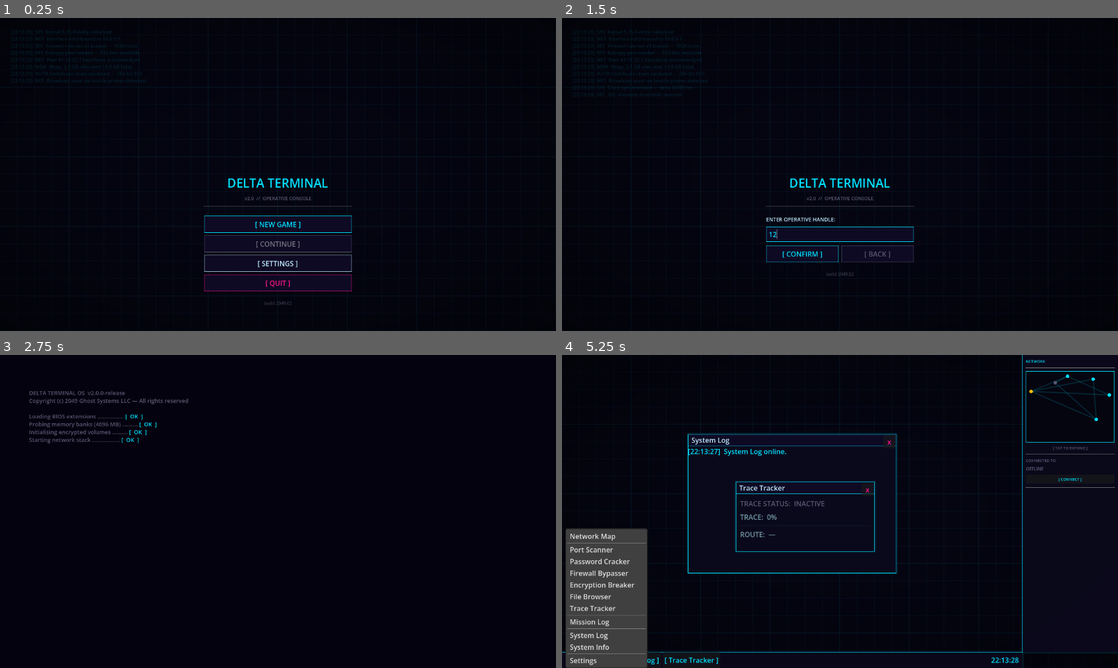
Above: before the commit, frames 1-4 (two rows, left to right).
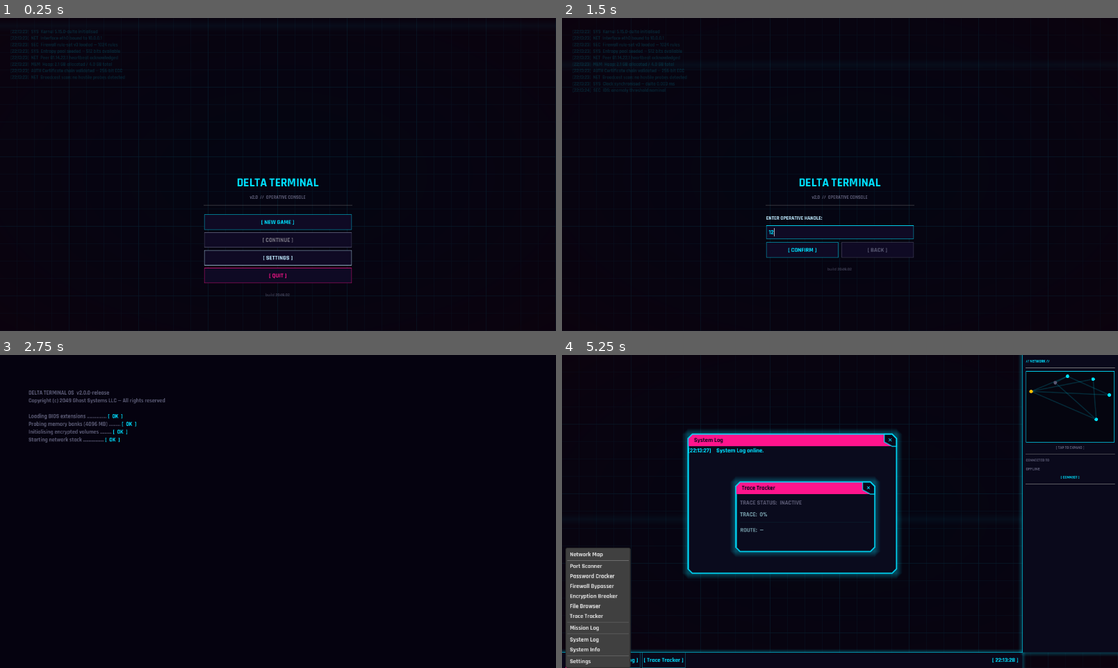
Above: after the commit, the same moments.

Repository: Sub-Xaero/Delta-Terminal-v2
Game: Godot game, scene res://scenes/main_menu.tscn
Two runs of this game, one before a commit and one after it. Both use one fixed random seed, a clock stepped at 60 frames per second and the inputs below.
Inputs (mouse positions are in pixels of both pictures, inside the frame that each line leads up to):
- Up to frame 1 (0.25 s): no input
- Up to frame 2 (1.5 s): click "[ NEW GAME ]" at 0.5 s; click (840, 233) at 1.27 s; type "12" at 1.35 s
- Up to frame 3 (2.75 s): click "[ CONFIRM ]" at 2 s
- Up to frame 4 (5.25 s): move the mouse to (962, 495) at 2.77 s; click (962, 495) at 2.92 s; tap Enter at 3.5 s; drag from (728, 527) to (812, 574) at 3.52 s; tap Space at 4.25 s; move the mouse to (895, 442) at 4.27 s; click (895, 442) at 4.42 s; click "[ LAUNCH ]" at 5 s

The runs differ from the first frame. In frame 1, 2.3% of the frame differs, in the area x 2-64%, y 3-92%; in frame 2, 1.9%; in frame 3, 1.0%; in frame 4, 10%, in the area x 0-100%, y 0-100%.

Commit message:
Add futuristic cyberpunk visual enhancement (#32)
- Rajdhani geometric font applied project-wide via FontManager autoload
- Background shader: horizontal scan sweep band + edge chromatic tint
- ToolWindow: chamfered octagonal borders drawn via _draw(), hot-pink
  title bar, dark navy close button with cyan border and hover state,
  chamfered close button shape (top-right + bottom-left cuts), pink
  accent stripe aligned to chamfer diagonal
- Taskbar: HUD-style [ HH:MM:SS ] clock, styled buttons with hover
  states, increased glow
- Sidebar: pulsing conn label when connected, "// NETWORK //" header,
  disconnect button hover style, increased glow
- TraceTracker: state-driven window glow (cyan/amber/pink), status
  label flicker pulse, BlinkingCursor on active trace
- SystemLog: level prefix glyphs (▲ warn, ✕ error), hot-pink left
  border on error entries

Diff:
--- /dev/null
+++ b/assets/theme/default_theme.tres
@@ -0,0 +1,7 @@
+[gd_resource type="Theme" format=3]
+
+[ext_resource type="FontFile" uid="uid://dau1c33p2ogrr" path="res://assets/fonts/Rajdhani-Regular.ttf" id="1_font"]
+
+[resource]
+default_font = ExtResource("1_font")
+default_font_size = 14
--- a/project.godot
+++ b/project.godot
@@ -17,16 +17,13 @@
 
 [autoload]
 
+FontManager="*res://scripts/autoloads/font_manager.gd"
 EventBus="*res://scripts/autoloads/event_bus.gd"
 GameManager="*res://scripts/autoloads/game_manager.gd"
 NetworkSim="*res://scripts/autoloads/network_sim.gd"
 MissionManager="*res://scripts/autoloads/mission_manager.gd"
 SaveManager="*res://scripts/autoloads/save_manager.gd"
 SettingsManager="*res://scripts/autoloads/settings_manager.gd"
-
-[physics]
-
-3d/physics_engine="Jolt Physics"
 
 [display]
 
@@ -35,6 +32,10 @@
 window/size/window_width_override=1280
 window/size/window_height_override=720
 
+[physics]
+
+3d/physics_engine="Jolt Physics"
+
 [rendering]
 
 rendering_device/driver.windows="d3d12"
--- a/scenes/desktop/crt_background.gdshader
+++ b/scenes/desktop/crt_background.gdshader
@@ -35,5 +35,16 @@
 	col += grid_color.rgb * accent_alpha * accent_line;
 	col *= vignette;
 
+	// Horizontal scan sweep — holographic display band drifting downward
+	float scan_y    = mod(TIME * 0.10, 1.0);
+	float scan_dist = abs(UV.y - scan_y);
+	float scan_beam = max(0.0, 1.0 - scan_dist * 50.0) * 0.04;
+	col += grid_color.rgb * scan_beam;
+
+	// Edge chromatic tint — subtle warm/cool RGB split at screen edges
+	float ca = dot(vig_uv, vig_uv);
+	col.r += ca * 0.018;
+	col.b += ca * 0.010;
+
 	COLOR = vec4(col, 1.0);
 }
--- a/scenes/desktop/sidebar.gd
+++ b/scenes/desktop/sidebar.gd
@@ -9,6 +9,7 @@
 @onready var disconnect_btn: Button    = $MarginContainer/VBoxContainer/DisconnectBtn
 
 var _connected_id: String = ""
+var _pulse_timer: float = 0.0
 
 
 func _ready() -> void:
@@ -18,18 +19,34 @@
 	EventBus.bounce_chain_updated.connect(_on_bounce_chain_updated)
 
 
+func _process(delta: float) -> void:
+	if _connected_id.is_empty():
+		return
+	_pulse_timer += delta * 2.2
+	conn_label.modulate = Color(1, 1, 1, 0.65 + 0.35 * abs(sin(_pulse_timer)))
+
+
 func _apply_theme() -> void:
 	# Sidebar background — left seam glows cyan
 	var style := StyleBoxFlat.new()
 	style.bg_color      = Color(0.04, 0.03, 0.10, 0.97)
 	style.border_color  = Color(0.0, 0.88, 1.0)
 	style.border_width_left = 1
-	style.shadow_color  = Color(0.0, 0.88, 1.0, 0.18)
-	style.shadow_size   = 4
+	style.shadow_color  = Color(0.0, 0.88, 1.0, 0.25)
+	style.shadow_size   = 10
 	add_theme_stylebox_override("panel", style)
 
 	disconnect_btn.add_theme_color_override("font_color", Color(0.0, 0.88, 1.0))
 	disconnect_btn.pressed.connect(_on_conn_btn_pressed)
+
+	var btn_style := StyleBoxFlat.new()
+	btn_style.bg_color = Color(0, 0, 0, 0)
+	disconnect_btn.add_theme_stylebox_override("normal", btn_style)
+	var btn_hover := btn_style.duplicate() as StyleBoxFlat
+	btn_hover.bg_color = Color(0.0, 0.88, 1.0, 0.08)
+	disconnect_btn.add_theme_stylebox_override("hover", btn_hover)
+
+	$MarginContainer/VBoxContainer/SectionLabel.text = "// NETWORK //"
 
 	# Minimap container border + glow
 	var map_style := StyleBoxFlat.new()
@@ -65,6 +82,8 @@
 	_connected_id = ""
 	conn_label.text = "OFFLINE"
 	conn_label.add_theme_color_override("font_color", Color(0.35, 0.35, 0.45))
+	conn_label.modulate = Color(1, 1, 1, 1)
+	_pulse_timer = 0.0
 	disconnect_btn.text = "[ CONNECT ]"
 	disconnect_btn.add_theme_color_override("font_color", Color(0.0, 0.88, 1.0))
 	minimap.connected_id = ""
--- a/scenes/desktop/taskbar.gd
+++ b/scenes/desktop/taskbar.gd
@@ -1,7 +1,7 @@
 class_name Taskbar
 extends Panel
 ## Taskbar / dock showing open tool buttons and a system clock.
-## Reacts to EventBus.tool_opened / tool_closed.
+## Reacts to EventBus.tool_opened / tool_closed / hardware_changed.
 
 @onready var task_items: HBoxContainer = $TaskItems
 @onready var clock_label: Label = $ClockLabel
@@ -21,7 +21,7 @@
 func _add_launch_button() -> void:
 	var btn := Button.new()
 	btn.text = "[ LAUNCH ]"
-	btn.add_theme_color_override("font_color", Color(1.0, 0.08, 0.55))
+	_style_button(btn, Color(1.0, 0.08, 0.55))
 	btn.pressed.connect(func():
 		EventBus.context_menu_requested.emit(btn.global_position + Vector2(0.0, -4.0))
 	)
@@ -29,6 +29,22 @@
 	# Separator to visually divide launch button from tool buttons
 	var sep := VSeparator.new()
 	task_items.add_child(sep)
+
+
+func _style_button(btn: Button, color: Color) -> void:
+	btn.add_theme_color_override("font_color", color)
+	var n := StyleBoxFlat.new()
+	n.bg_color = Color(0.04, 0.03, 0.10)
+	n.border_color = Color(color.r, color.g, color.b, 0.5)
+	n.set_border_width_all(1)
+	n.set_content_margin_all(4.0)
+	var h := n.duplicate() as StyleBoxFlat
+	h.bg_color = Color(0.0, 0.1, 0.15)
+	h.border_color = color
+	btn.add_theme_stylebox_override("normal",  n)
+	btn.add_theme_stylebox_override("hover",   h)
+	btn.add_theme_stylebox_override("pressed", h)
+	btn.add_theme_stylebox_override("focus",   n)
 
 
 func _process(_delta: float) -> void:
@@ -40,8 +56,8 @@
 	style.bg_color = Color(0.04, 0.03, 0.10)
 	style.border_color = Color(0.0, 0.88, 1.0)
 	style.border_width_top = 1
-	style.shadow_color = Color(0.0, 0.88, 1.0, 0.18)
-	style.shadow_size = 4
+	style.shadow_color = Color(0.0, 0.88, 1.0, 0.25)
+	style.shadow_size = 8
 	add_theme_stylebox_override("panel", style)
 
 	clock_label.add_theme_color_override("font_color", Color(0.0, 0.88, 1.0))
@@ -49,7 +65,7 @@
 
 func _update_clock() -> void:
 	var t := Time.get_time_dict_from_system()
-	clock_label.text = "%02d:%02d:%02d" % [t.hour, t.minute, t.second]
+	clock_label.text = "[ %02d:%02d:%02d ]" % [t.hour, t.minute, t.second]
 
 
 func _on_tool_opened(p_tool_name: String) -> void:
@@ -58,7 +74,7 @@
 
 	var btn := Button.new()
 	btn.text = "[ %s ]" % p_tool_name
-	btn.add_theme_color_override("font_color", Color(0.0, 0.88, 1.0))
+	_style_button(btn, Color(0.0, 0.88, 1.0))
 	btn.pressed.connect(func(): EventBus.tool_focus_requested.emit(p_tool_name))
 	task_items.add_child(btn)
 	_task_buttons[p_tool_name] = btn
--- a/scenes/desktop/tool_window.gd
+++ b/scenes/desktop/tool_window.gd
@@ -10,6 +10,10 @@
 
 var _dragging: bool = false
 var _drag_offset: Vector2 = Vector2.ZERO
+var _close_hovered: bool = false
+
+const _CORNER_CUT   := 10.0
+const _BORDER_COLOR := Color(0.0, 0.88, 1.0, 0.9)
 
 @onready var title_bar: Panel = $TitleBar
 @onready var title_label: Label = $TitleBar/TitleLabel
@@ -26,22 +30,79 @@
 
 
 func _apply_theme() -> void:
+	# TitleBar: transparent — its region is drawn as a polygon in _draw()
 	var title_style := StyleBoxFlat.new()
-	title_style.bg_color = Color(0.06, 0.04, 0.14)
-	title_style.border_color = Color(0.0, 0.88, 1.0)
-	title_style.set_border_width_all(1)
+	title_style.bg_color = Color(0, 0, 0, 0)
 	title_bar.add_theme_stylebox_override("panel", title_style)
 
+	# Panel StyleBox: transparent bg (fill drawn as polygon in _draw) + glow shadow
 	var window_style := StyleBoxFlat.new()
-	window_style.bg_color = Color(0.04, 0.03, 0.10, 0.95)
-	window_style.border_color = Color(0.0, 0.88, 1.0)
-	window_style.set_border_width_all(1)
-	window_style.shadow_color = Color(0.0, 0.88, 1.0, 0.18)
-	window_style.shadow_size = 4
+	window_style.bg_color     = Color(0, 0, 0, 0)
+	window_style.shadow_color = Color(0.0, 0.88, 1.0, 0.30)
+	window_style.shadow_size  = 14
 	add_theme_stylebox_override("panel", window_style)
 
-	title_label.add_theme_color_override("font_color", Color(0.75, 0.92, 1.0))
-	close_button.add_theme_color_override("font_color", Color(1.0, 0.08, 0.55))
+	title_label.add_theme_color_override("font_color", Color(0.05, 0.02, 0.12))
+
+	# Close button: transparent bg — polygon drawn in _draw(); ✕ drawn by widget
+	var close_empty := StyleBoxEmpty.new()
+	close_button.add_theme_stylebox_override("normal",  close_empty)
+	close_button.add_theme_stylebox_override("hover",   close_empty)
+	close_button.add_theme_stylebox_override("pressed", close_empty)
+	close_button.add_theme_stylebox_override("focus",   close_empty)
+	close_button.add_theme_color_override("font_color", Color(0.0, 0.88, 1.0))
+	close_button.text = "✕"
+	close_button.add_theme_font_size_override("font_size", 13)
+	close_button.mouse_entered.connect(func(): _close_hovered = true;  queue_redraw())
+	close_button.mouse_exited.connect( func(): _close_hovered = false; queue_redraw())
+
+
+func _draw() -> void:
+	var w := size.x
+	var h := size.y
+	var c := _CORNER_CUT
+	const TB := 28.0  # title bar height
+
+	# Full window chamfered background
+	var body_pts := PackedVector2Array([
+		Vector2(c, 0), Vector2(w - c, 0),
+		Vector2(w, c), Vector2(w, h - c),
+		Vector2(w - c, h), Vector2(c, h),
+		Vector2(0, h - c), Vector2(0, c),
+	])
+	draw_polygon(body_pts, PackedColorArray([Color(0.04, 0.03, 0.10, 0.95)]))
+
+	# Title bar — hot pink, right edge follows close button's bottom-left chamfer
+	var title_pts := PackedVector2Array([
+		Vector2(c, 0),           Vector2(w - TB, 0),
+		Vector2(w - TB, TB - c), Vector2(w - c, TB),
+		Vector2(0, TB),          Vector2(0, c),
+	])
+	draw_polygon(title_pts, PackedColorArray([Color(1.0, 0.08, 0.55)]))
+
+	# Close button — contrasting dark navy, cyan border; brightens on hover
+	var btn_bg := Color(0.08, 0.12, 0.20) if _close_hovered else Color(0.04, 0.03, 0.10)
+	var btn_pts := PackedVector2Array([
+		Vector2(w - TB, 0),
+		Vector2(w - c,  0),
+		Vector2(w,      c),
+		Vector2(w,      TB),
+		Vector2(w - c,  TB),
+		Vector2(w - TB, TB - c),
+	])
+	draw_polygon(btn_pts, PackedColorArray([btn_bg]))
+	var btn_border := PackedVector2Array(btn_pts)
+	btn_border.append(btn_pts[0])
+	draw_polyline(btn_border, Color(0.0, 0.88, 1.0, 0.8), 1.0, true)
+
+	# Chamfered border outline
+	var border_pts := PackedVector2Array(body_pts)
+	border_pts.append(body_pts[0])
+	draw_polyline(border_pts, _BORDER_COLOR, 1.5, true)
+
+	# Cyan left accent stripe on content area (below title bar)
+	draw_rect(Rect2(0, TB, 3, h - TB - c), Color(0.0, 0.88, 1.0, 0.6))
+	queue_redraw()
 
 
 func _on_self_input(event: InputEvent) -> void:
--- a/scenes/desktop/tool_window.tscn
+++ b/scenes/desktop/tool_window.tscn
@@ -15,8 +15,8 @@
 layout_mode = 1
 anchor_right = 1.0
 anchor_bottom = 1.0
-offset_left = 8.0
-offset_right = -32.0
+offset_left = 14.0
+offset_right = -30.0
 vertical_alignment = 1
 text = "Tool"
 
@@ -25,10 +25,10 @@
 anchor_left = 1.0
 anchor_right = 1.0
 anchor_bottom = 1.0
-offset_left = -30.0
-offset_right = -2.0
-offset_top = 2.0
-offset_bottom = -2.0
+offset_left = -28.0
+offset_right = 0.0
+offset_top = 0.0
+offset_bottom = 0.0
 text = "x"
 
 [node name="ContentArea" type="Control" parent="."]
--- a/scenes/tools/system_log.gd
+++ b/scenes/tools/system_log.gd
@@ -28,13 +28,31 @@
 		"warn":  colour = COLOUR_WARN
 		"error": colour = COLOUR_ERROR
 
+	var prefix := "  "
+	match level:
+		"warn":  prefix = "▲ "
+		"error": prefix = "✕ "
+
 	var t := Time.get_time_dict_from_system()
 	var label := Label.new()
-	label.text = "[%02d:%02d:%02d]  %s" % [t.hour, t.minute, t.second, text]
+	label.text = "[%02d:%02d:%02d]  %s%s" % [t.hour, t.minute, t.second, prefix, text]
 	label.add_theme_color_override("font_color", colour)
 	label.autowrap_mode = TextServer.AUTOWRAP_WORD_SMART
 	label.size_flags_horizontal = Control.SIZE_EXPAND_FILL
-	log_container.add_child(label)
+
+	if level == "error":
+		var wrapper := PanelContainer.new()
+		var ws := StyleBoxFlat.new()
+		ws.bg_color = Color(1.0, 0.08, 0.55, 0.05)
+		ws.set_border_width_all(0)
+		ws.border_width_left = 2
+		ws.border_color = Color(1.0, 0.08, 0.55)
+		wrapper.add_theme_stylebox_override("panel", ws)
+		wrapper.size_flags_horizontal = Control.SIZE_EXPAND_FILL
+		wrapper.add_child(label)
+		log_container.add_child(wrapper)
+	else:
+		log_container.add_child(label)
 
 	# Prune oldest entries to stay under cap
 	while log_container.get_child_count() > MAX_ENTRIES:
--- a/scenes/tools/trace_tracker.gd
+++ b/scenes/tools/trace_tracker.gd
@@ -3,6 +3,8 @@
 ## Passive trace monitor. Displays the active trace progress and bounce chain.
 ## Any tool that starts a trace (password cracker, firewall bypasser, etc.)
 ## feeds it automatically via EventBus — this tool owns no game logic.
+
+const BlinkingCursorScript := preload("res://scripts/ui/blinking_cursor.gd")
 
 enum State { INACTIVE, ACTIVE, COMPLETE }
 
@@ -13,6 +15,8 @@
 
 var _state:      State        = State.INACTIVE
 var _trace_fill: StyleBoxFlat
+var _flicker:    float        = 0.0
+var _cursor: Node = null
 
 
 func _ready() -> void:
@@ -26,12 +30,25 @@
 	_update_ui()
 
 
+func _process(delta: float) -> void:
+	if _state != State.ACTIVE:
+		return
+	_flicker += delta * 3.5
+	status_label.modulate = Color(1, 1, 1, 0.55 + 0.45 * abs(sin(_flicker)))
+
+
 func _on_trace_started(_duration: float) -> void:
 	_state = State.ACTIVE
 	trace_bar.value = 0.0
 	trace_pct.text  = "TRACE:  0%"
 	_trace_fill.bg_color = Color(0.0, 0.88, 1.0)
-	_update_ui()
+	_set_window_alert(Color(1.0, 0.75, 0.0))
+	if not _cursor:
+		_cursor = BlinkingCursorScript.new()
+		add_child(_cursor)
+	_cursor.set_target(status_label)
+	_cursor.set_base_text("TRACE STATUS:  ACTIVE")
+	status_label.add_theme_color_override("font_color", Color(1.0, 0.75, 0.0))
 
 
 func _on_trace_progress(p: float) -> void:
@@ -44,6 +61,10 @@
 	_state = State.COMPLETE
 	trace_bar.value      = 100.0
 	_trace_fill.bg_color = Color(1.0, 0.08, 0.55)
+	_set_window_alert(Color(1.0, 0.08, 0.55))
+	if _cursor:
+		_cursor.queue_free()
+		_cursor = null
 	_update_ui()
 
 
@@ -53,6 +74,10 @@
 	trace_pct.text       = "TRACE:  0%"
 	chain_label.text     = "ROUTE:  —"
 	_trace_fill.bg_color = Color(0.0, 0.88, 1.0)
+	_set_window_alert(Color(0.0, 0.88, 1.0))
+	if _cursor:
+		_cursor.queue_free()
+		_cursor = null
 	_update_ui()
 
 
@@ -61,7 +86,17 @@
 					else "ROUTE:  " + "  →  ".join(chain)
 
 
+func _set_window_alert(border_color: Color) -> void:
+	var s := StyleBoxFlat.new()
+	s.bg_color     = Color(0.04, 0.03, 0.10, 0.95)
+	s.shadow_color = Color(border_color.r, border_color.g, border_color.b, 0.40)
+	s.shadow_size  = 18
+	add_theme_stylebox_override("panel", s)
+	queue_redraw()
+
+
 func _update_ui() -> void:
+	status_label.modulate = Color(1, 1, 1, 1)
 	match _state:
 		State.INACTIVE:
 			status_label.text = "TRACE STATUS:  INACTIVE"
--- /dev/null
+++ b/scripts/autoloads/font_manager.gd
@@ -0,0 +1,16 @@
+extends Node
+## Applies the Rajdhani project font at runtime, bypassing .tres loading quirks.
+## Registered as an autoload so it runs before any scene.
+
+func _ready() -> void:
+	var font: Font = load("res://assets/fonts/Rajdhani-Regular.ttf")
+	if not font:
+		push_warning("FontManager: failed to load Rajdhani-Regular.ttf")
+		return
+
+	var t := Theme.new()
+	t.default_font = font
+	t.default_font_size = 14
+
+	# Window.theme propagates to all Controls in the scene tree
+	get_tree().get_root().theme = t
--- /dev/null
+++ b/scripts/ui/blinking_cursor.gd
@@ -0,0 +1,36 @@
+class_name BlinkingCursor
+extends Node
+## Utility that appends a blinking cursor character to a target Label.
+## Add as a child node, call set_target() and set_base_text() to activate.
+
+@export var blink_rate: float = 0.53
+@export var cursor_char: String = "█"
+
+var _label: Label
+var _base_text: String = ""
+var _visible_cursor: bool = true
+var _timer: float = 0.0
+
+
+func set_target(label: Label) -> void:
+	_label = label
+	_base_text = label.text
+
+
+func set_base_text(text: String) -> void:
+	_base_text = text
+	_refresh()
+
+
+func _process(delta: float) -> void:
+	if not _label:
+		return
+	_timer += delta
+	if _timer >= blink_rate:
+		_timer = fmod(_timer, blink_rate)
+		_visible_cursor = not _visible_cursor
+		_refresh()
+
+
+func _refresh() -> void:
+	_label.text = _base_text + (cursor_char if _visible_cursor else " ")
Binary file added: assets/fonts/Rajdhani-Bold.ttf
Not shown, added: assets/fonts/Rajdhani-Bold.ttf.import
Binary file added: assets/fonts/Rajdhani-Regular.ttf
Not shown, added: assets/fonts/Rajdhani-Regular.ttf.import
Not shown, added: scripts/ui/blinking_cursor.gd.uid
